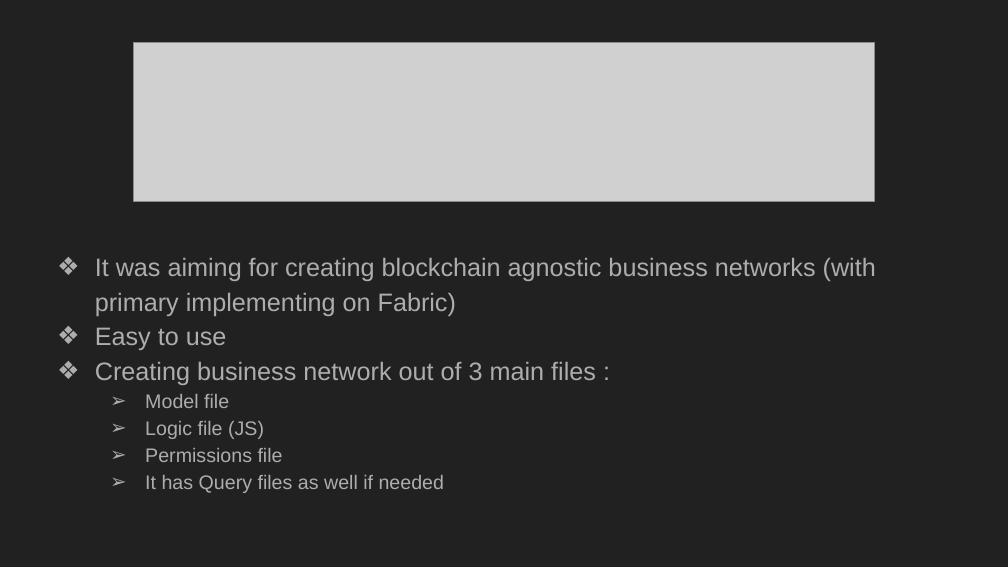
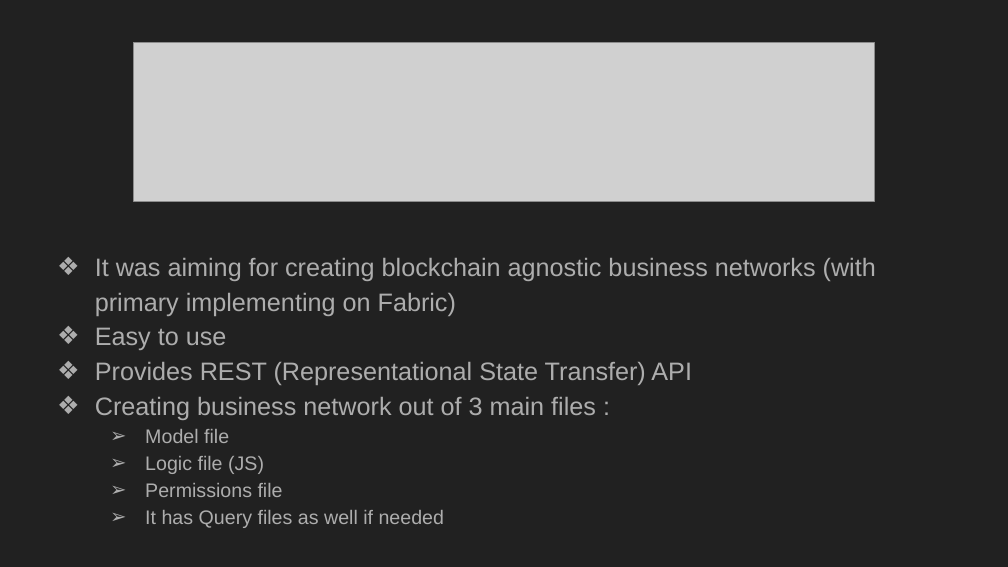
Before and after one commit to xxLestadxx/FabricPresentation2019Feb, a slide deck: slide 6 of Hyperledger Fabric and Composer.pptx. Drawn at 1008x567 pixels with LibreOffice and Linux fonts; fonts in the diff are those of the drawing; grey boxes stand for pictures. Boxes give left, top, right and bottom in pixels: in the first picture for what was removed or moved away, otherwise in the second. Text is boxed around its words. In the diff, an @@ line names an element or a change of style, - is before the commit and + after.

```diff
--- a/Hyperledger Fabric and Composer.pptx
+++ b/Hyperledger Fabric and Composer.pptx
@@ text at <box>95,362,692,385</box>: paragraph added @@
+❖ Provides REST (Representational State Transfer) API
```
Also in this commit, not shown: 1 other slide changed, 1 slide added, 1 other file.
